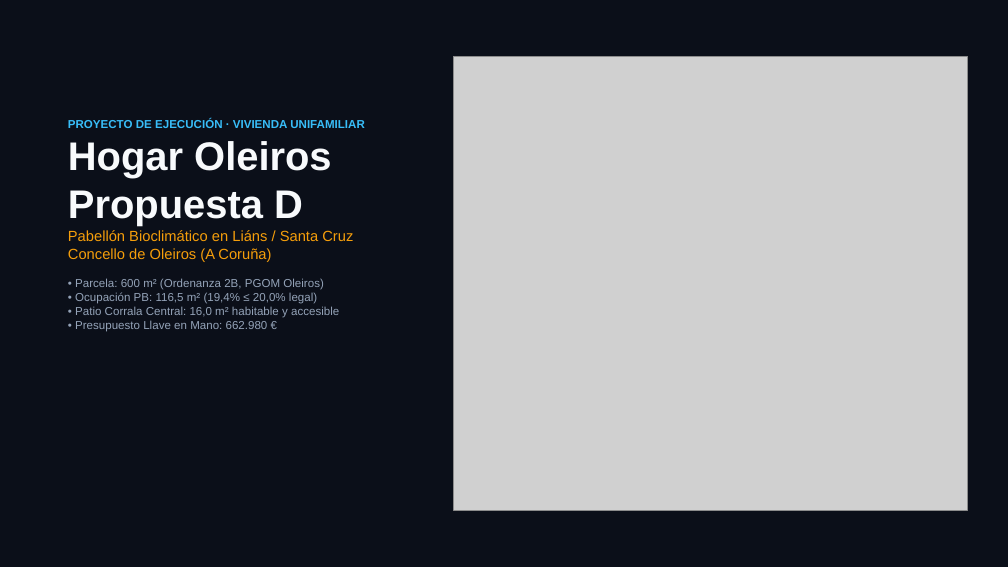
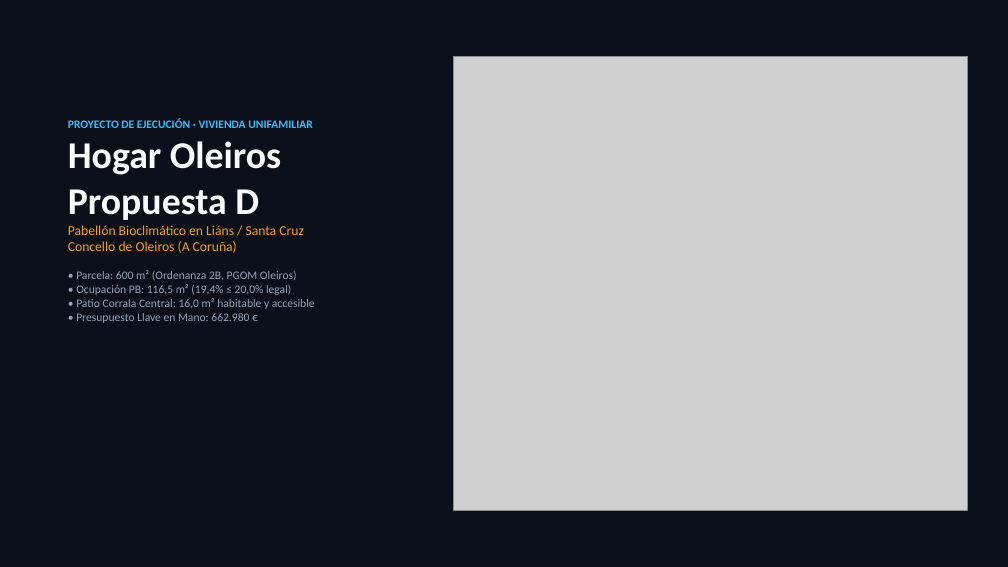
Before and after one commit to landslore/oleiros, a slide deck: slide 1 of propuestas/Presentacion_Hogar_Oleiros_Propuesta_D.pptx. Drawn at 1008x567 pixels with LibreOffice and Linux fonts; fonts in the diff are those of the drawing; grey boxes stand for pictures. Boxes give left, top, right and bottom in pixels: in the first picture for what was removed or moved away, otherwise in the second. Text is boxed around its words. In the diff, an @@ line names an element or a change of style, - is before the commit and + after.

Commit message:
feat(propuesta-d): corrigue render salon eliminando segundo patio falso y finaliza deck PPTX y dossier HTML interactivo

```diff
--- a/propuestas/Presentacion_Hogar_Oleiros_Propuesta_D.pptx
+++ b/propuestas/Presentacion_Hogar_Oleiros_Propuesta_D.pptx
@@ text "PROYECTO DE EJECUCIÓN · VIVIENDA ..." at (68, 119, 315, 323): font Arial to Calibri; size 38 to 36 pt in "Hogar Oleiros Propuesta D"; size 14 to 13 pt in "Pabellón Bioclimático en Liáns / Santa Cruz ..." @@
```
Also in this commit, not shown: 5 other slides changed, 8 slides added, 2 slides removed, 10 other files.
